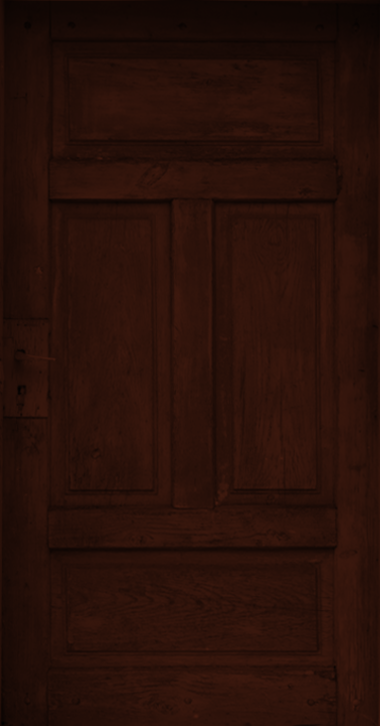
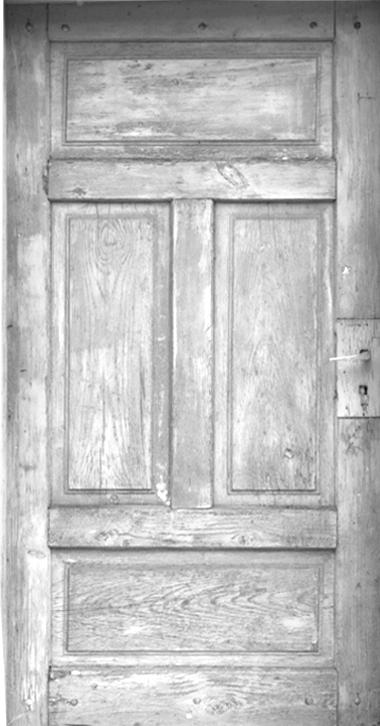
Layers edited between the first and the second 380×726 image:
hid "brown" over (x1=0, y1=0, x2=380, y2=726)
painted on "Layer 2" over (x1=0, y1=0, x2=380, y2=726)
